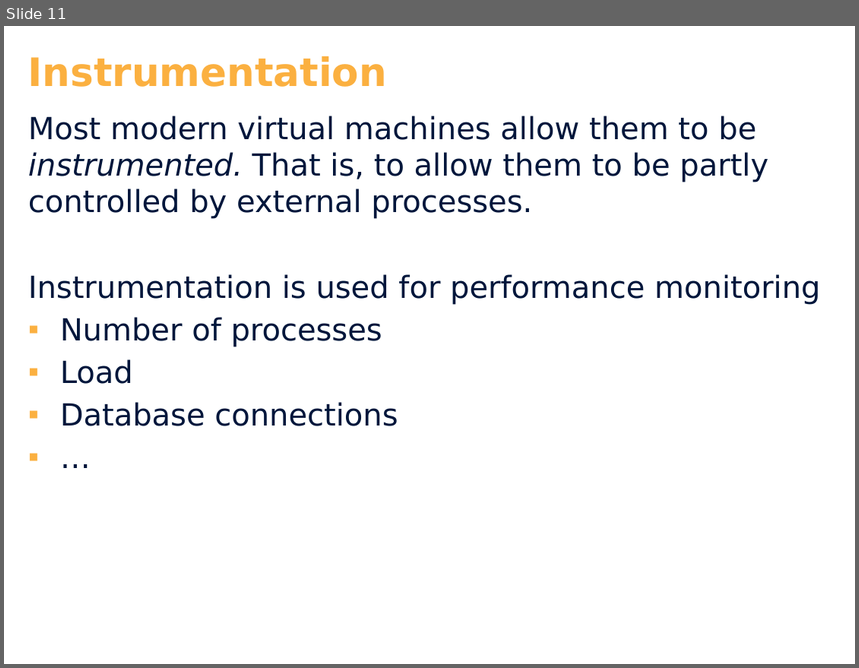
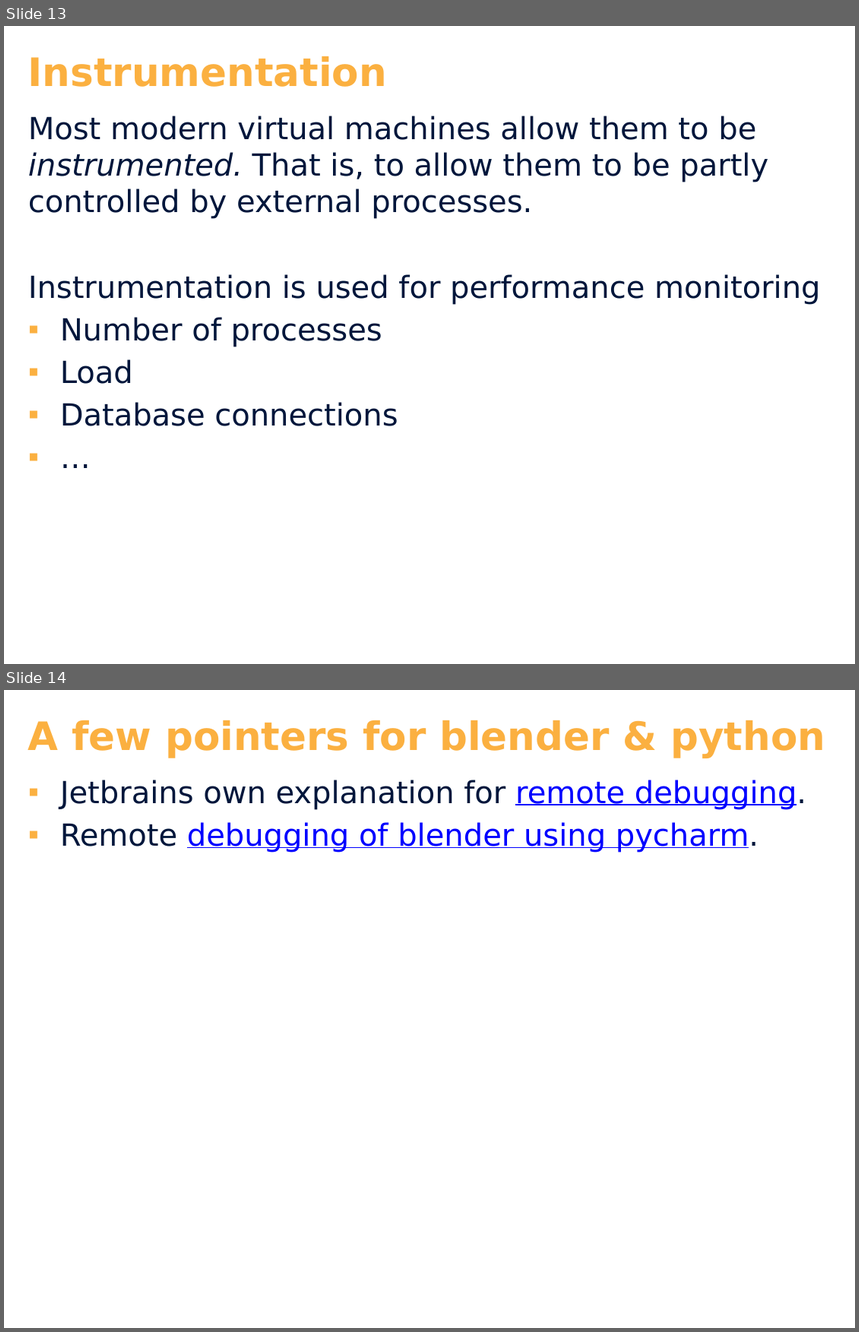
Before and after one commit to KasperAtAzores/0_Debugging, a slide deck: Slides.pptx. Shown one above the other, each under a label of ours: slide 11 before the commit, slides 13 and 14 after it. The pictures are 859x668 and 859x1332 pixels, drawn with LibreOffice and Linux fonts; fonts in the diff are those of the drawing; background and template pictures are left out. Boxes give left, top, right and bottom in pixels: in the first picture for what was removed or moved away, otherwise in the second. Text is boxed around its words. In the diff, an @@ line names an element or a change of style, - is before the commit and + after.

```diff
--- a/Slides.pptx
+++ b/Slides.pptx
@@ slide 14 added at <box>4,690,855,1328</box>, background #FFFFFF @@
@@ text added at <box>28,720,826,758</box>, 36 pt, text #FBB040, bold @@
+A few pointers for blender & python
@@ text added at <box>60,780,807,853</box>, 28 pt, text #0000FF, underline @@
+▪ Jetbrains own explanation for remote debugging.
+▪ Remote debugging of blender using pycharm.
@@ what was slide 11 is now slide 13 @@
```
Also in this commit, not shown: 2 other slides added, 1 other file.
